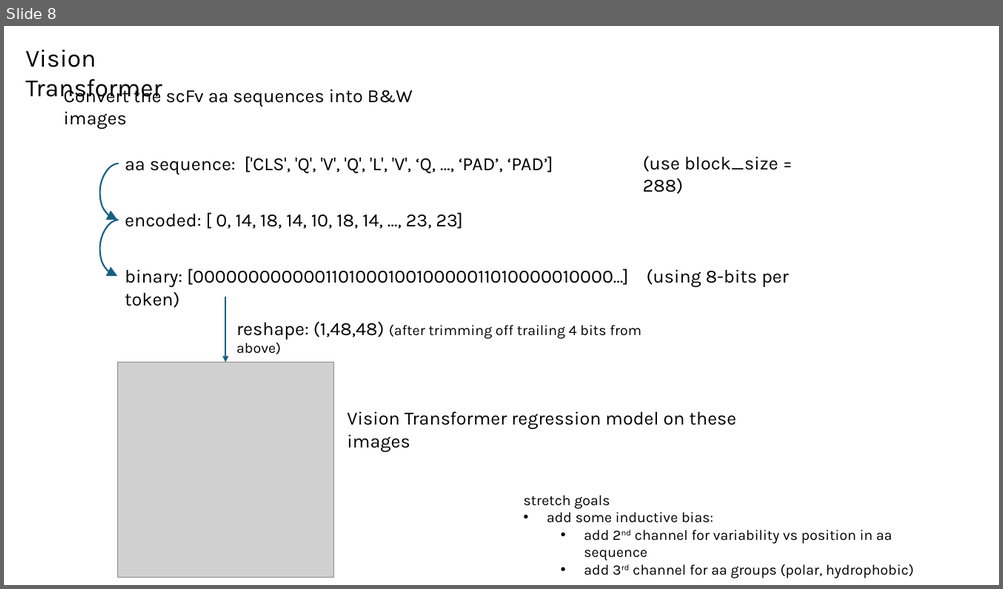
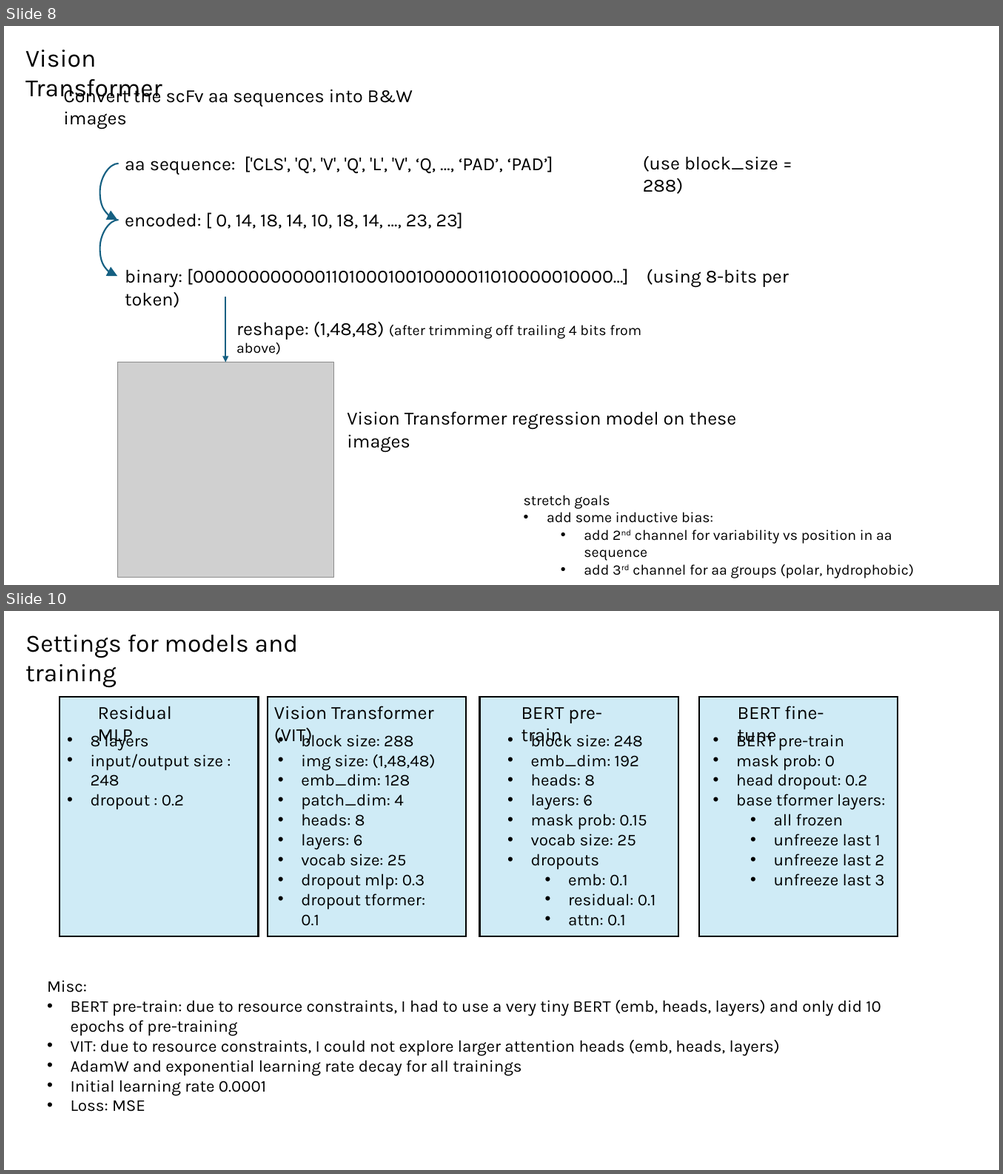
Before and after one commit to planaria158/BERT-antibody-antigen-binding-energy, a slide deck: Homework-aAlphaBio.pptx. Shown one above the other, each under a label of ours: slide 8 before the commit, slides 8 and 10 after it; the slides between them are not shown. The pictures are 1003x589 and 1003x1174 pixels, drawn with LibreOffice and Linux fonts; fonts in the diff are those of the drawing; grey boxes stand for pictures. Boxes give left, top, right and bottom in pixels: in the first picture for what was removed or moved away, otherwise in the second. Text is boxed around its words. In the diff, an @@ line names an element or a change of style, - is before the commit and + after.

```diff
--- a/Homework-aAlphaBio.pptx
+++ b/Homework-aAlphaBio.pptx
@@ slide 10 added at (4, 611, 999, 1170), background #FFFFFF @@
@@ text added at (25, 635, 299, 688), 24 pt, text #000000 @@
+Settings for models and training
@@ rectangle added at (60, 697, 259, 937), fill #0F9ED5 at 20% opacity, outline #000000 1.5 pt @@
@@ rectangle added at (267, 697, 466, 937), fill #0F9ED5 at 20% opacity, outline #000000 1.5 pt @@
@@ rectangle added at (479, 697, 677, 937), fill #0F9ED5 at 20% opacity, outline #000000 1.5 pt @@
@@ rectangle added at (699, 697, 897, 937), fill #0F9ED5 at 20% opacity, outline #000000 1.5 pt @@
@@ text added at (98, 706, 172, 746), 18 pt, text #000000 @@
+Residual MLP
@@ text added at (274, 706, 434, 746), 18 pt, text #000000 @@
+Vision Transformer (VIT)
@@ text added at (521, 707, 602, 746), 18 pt, text #000000 @@
+BERT pre-train
@@ text added at (737, 706, 823, 746), 18 pt, text #000000 @@
+BERT fine-tune
@@ text added at (91, 731, 223, 810), 16 pt, text #000000 @@
+• 8 layers
+• input/output size : 248
+• dropout : 0.2
@@ text added at (301, 731, 435, 910), 16 pt, text #000000 @@
+• block size: 288
+• img size: (1,48,48)
+• emb_dim: 128
+• patch_dim: 4
+• heads: 8
+• layers: 6
+• vocab size: 25
+• dropout mlp: 0.3
+• dropout tformer: 0.1
@@ text added at (531, 732, 656, 926), 16 pt, text #000000 @@
+• block size: 248
+• emb_dim: 192
+• heads: 8
+• layers: 6
+• mask prob: 0.15
+• vocab size: 25
+• dropouts
+  • emb: 0.1
+  • residual: 0.1
+  • attn: 0.1
@@ text added at (736, 735, 885, 886), 16 pt, text #000000 @@
+• BERT pre-train
+• mask prob: 0
+• head dropout: 0.2
+• base tformer layers:
+  • all frozen
+  • unfreeze last 1
+  • unfreeze last 2
+  • unfreeze last 3
@@ text added at (47, 980, 881, 1112), 16 pt, text #000000 @@
+Misc:
+• BERT pre-train: due to resource constraints, I had to use a very tiny BERT (emb, heads, layers) and only did 10 epochs of pre-training
+• VIT: due to resource constraints, I could not explore larger attention heads (emb, heads, layers)
+• AdamW and exponential learning rate decay for all trainings
+• Initial learning rate 0.0001
+• Loss: MSE
```
Also in this commit, not shown: 3 slides changed, 1 other slide added, 4 other files.
